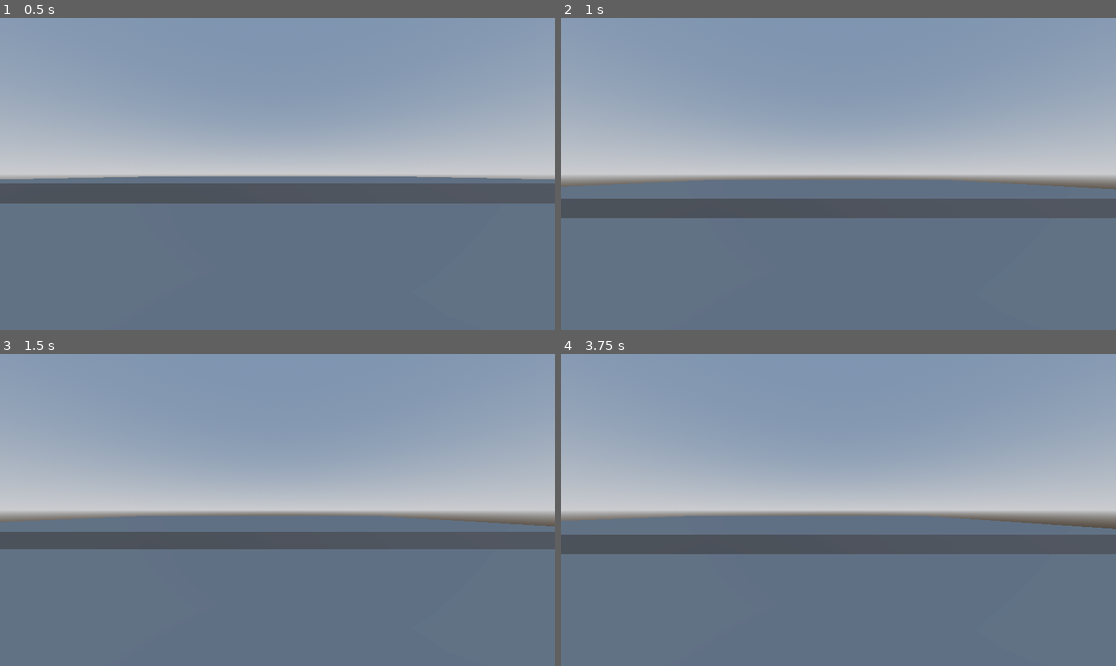
Above: before the commit, frames 1-4 (two rows, left to right).
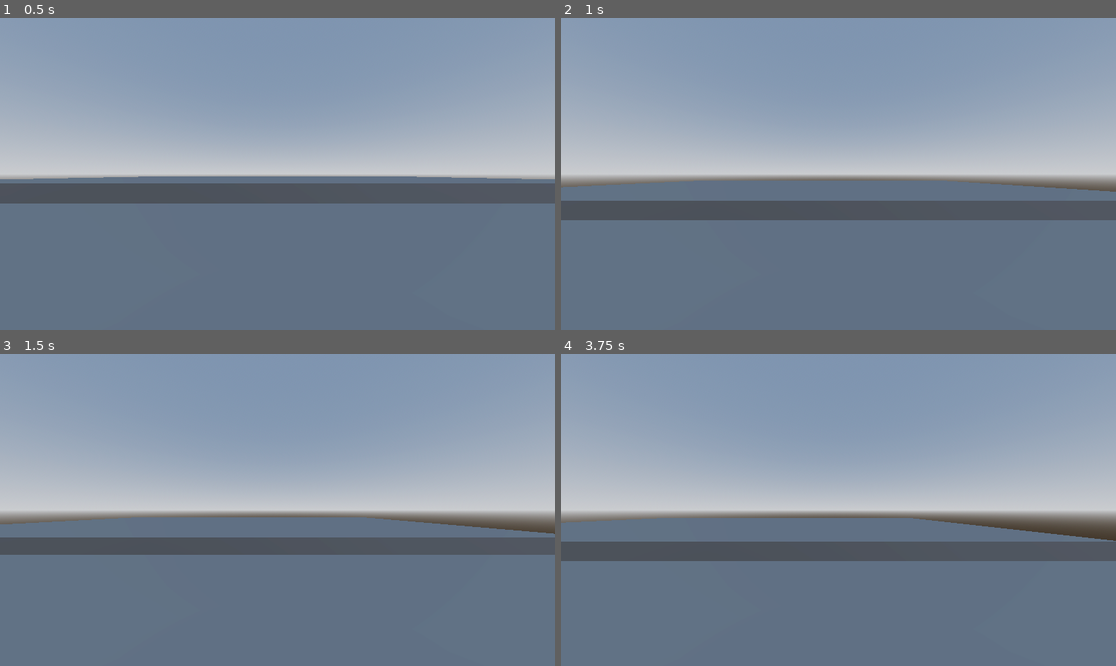
Above: after the commit, the same moments.

Repository: birot-the-brave/CITY-41-GODOT
Game: Godot game, scene res://scenes/debug/DEBUG_LVL.tscn
Two runs of this game, one before a commit and one after it. Both use one fixed random seed, a clock stepped at 60 frames per second and the inputs below.
Inputs (mouse positions are in pixels of both pictures, inside the frame that each line leads up to):
- Up to frame 1 (0.5 s): no input
- Up to frame 2 (1 s): tap Enter at 0.5 s; move the mouse to (960, 158) at 0.52 s; hold D (Right) from 0.53 s (still down); hold Shift (Sprint) from 0.53 s (still down); click (960, 158) at 0.67 s; tap Space (Jump) at 0.77 s
- Up to frame 3 (1.5 s): move the mouse to (166, 525) at 1.27 s; release D (Right) at 1.28 s; release Shift (Sprint) at 1.28 s; hold S (Backward) from 1.28 s (still down); tap Shift (Sprint) at 1.35 s
- Up to frame 4 (3.75 s): tap Space (Jump) at 1.52, 3.02 s; move the mouse to (894, 441) at 2.02 s; release S (Backward) at 2.03 s; hold D (Right) 2.03-2.78 s; hold Shift (Sprint) 2.03-2.78 s; tap Alt at 2.1 s; move the mouse to (810, 572) at 2.77 s; hold W (Forward) 2.78-3.53 s; tap Shift (Sprint) at 2.85 s; click (810, 572) at 2.92 s; move the mouse to (1005, 556) at 3.52 s; hold A (Left) from 3.53 s (still down); hold Shift (Sprint) from 3.53 s (still down)

Frame 1 is identical in both runs. In frame 2, 1.6% of the frame differs, in the area x 0-100%, y 51-65%; in frame 3, 4.4%; in frame 4, 5.6%, in the area x 0-100%, y 51-67%.

Commit message:
Update Player_CHR.gd

Diff:
--- a/scripts/characters/Player_CHR.gd
+++ b/scripts/characters/Player_CHR.gd
@@ -1,8 +1,11 @@
 extends CharacterBody3D
 
 
-const SPEED = 5.0
-const JUMP_VELOCITY = 4.5
+
+var speed = WALK_SPEED
+const WALK_SPEED := 5.0
+const JUMP_VELOCITY := 5.0
+const SPRINT_SPEED := 8.0
 
 
 func _physics_process(delta: float) -> void:
@@ -14,6 +17,11 @@
 	if Input.is_action_just_pressed("Jump") and is_on_floor():
 		velocity.y = JUMP_VELOCITY
 
+	if !Input.is_action_pressed("Sprint"):
+		speed = WALK_SPEED
+	if Input.is_action_pressed("Sprint"):
+		speed = SPRINT_SPEED
+
 	if Input.is_action_just_pressed("Pause"):
 		get_tree().quit()
 
@@ -22,10 +30,10 @@
 	var input_dir := Input.get_vector("Left", "Right", "Forward", "Backward")
 	var direction := (transform.basis * Vector3(input_dir.x, 0, input_dir.y)).normalized()
 	if direction:
-		velocity.x = direction.x * SPEED
-		velocity.z = direction.z * SPEED
+		velocity.x = direction.x * speed
+		velocity.z = direction.z * speed
 	else:
-		velocity.x = move_toward(velocity.x, 0, SPEED)
-		velocity.z = move_toward(velocity.z, 0, SPEED)
+		velocity.x = move_toward(velocity.x, 0, speed)
+		velocity.z = move_toward(velocity.z, 0, speed)
 
 	move_and_slide()
